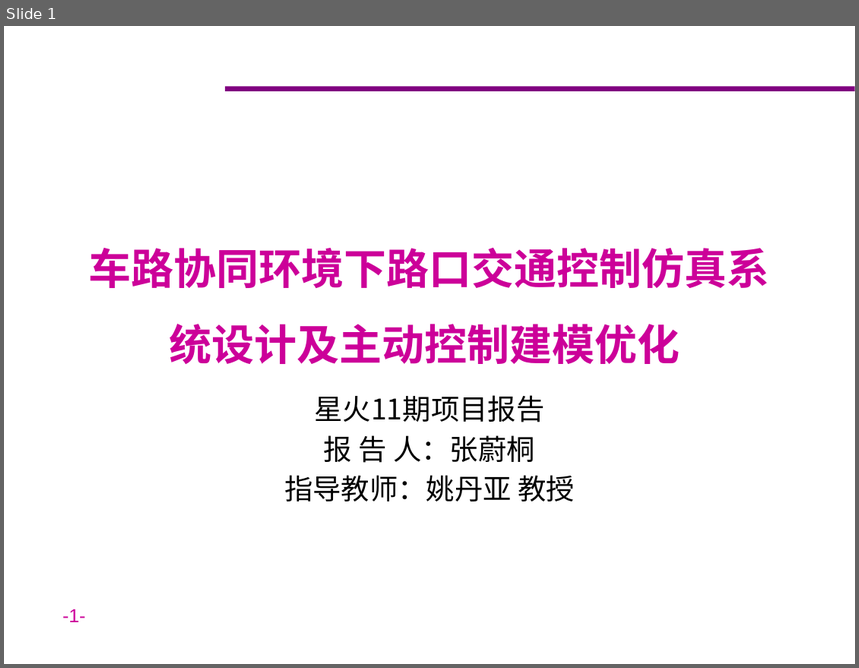
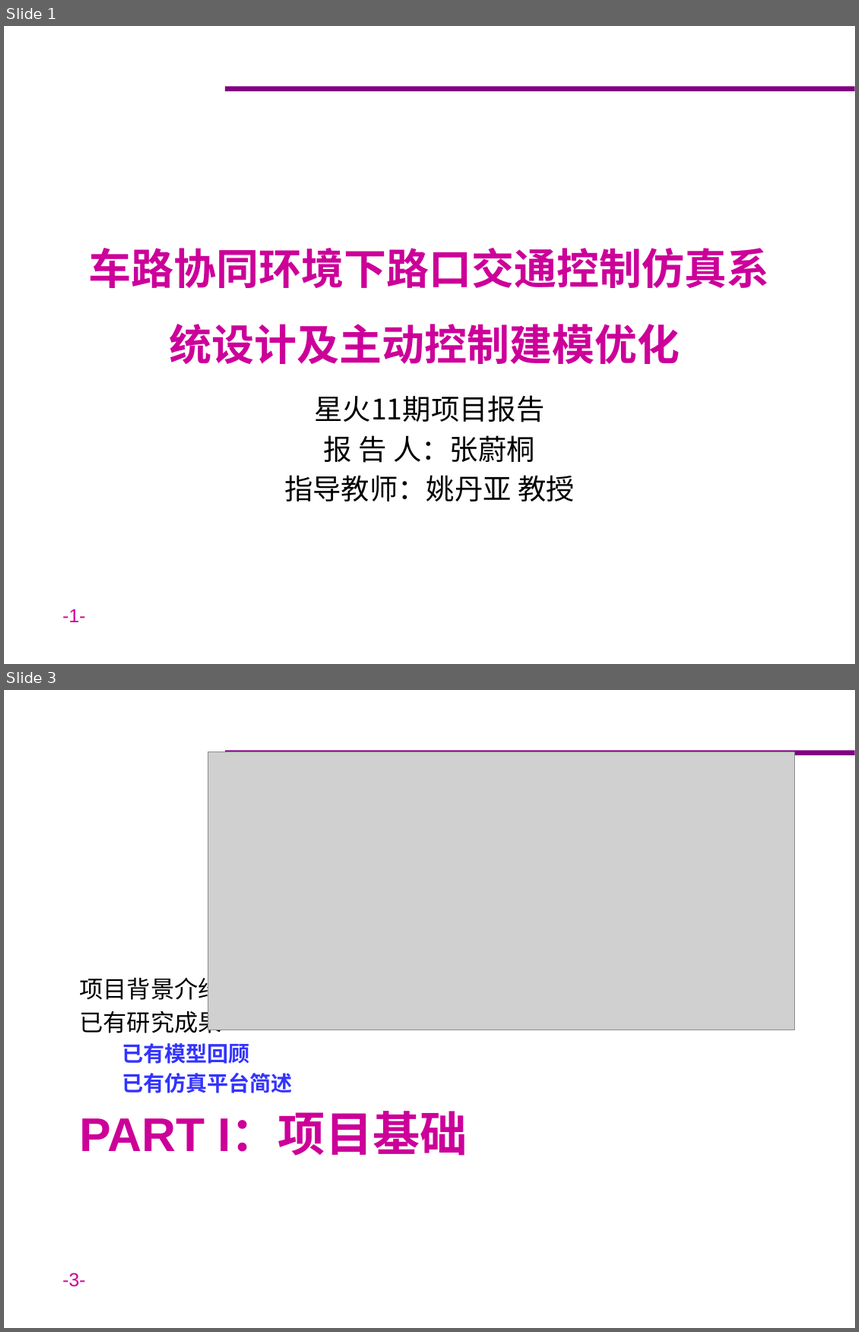
Before and after one commit to ZeroWeight/Traffic, a slide deck: pre/星火/finalreport.pptx. Shown one above the other, each under a label of ours: slide 1 before the commit, slides 1 and 3 after it; the slides between them are not shown. The pictures are 859x668 and 859x1332 pixels, drawn with LibreOffice and Linux fonts; fonts in the diff are those of the drawing; grey boxes stand for pictures; background and template pictures are left out. Boxes give left, top, right and bottom in pixels: in the first picture for what was removed or moved away, otherwise in the second. Text is boxed around its words. In the diff, an @@ line names an element or a change of style, - is before the commit and + after.

```diff
--- a/pre/星火/finalreport.pptx
+++ b/pre/星火/finalreport.pptx
@@ slide 3 added at [4, 690, 855, 1328], background #FFFFFF; not listed: 2 template elements that a slide beside it also shows @@
@@ picture added at [208, 752, 794, 1030] @@
@@ text added at [80, 974, 293, 1094], 18 pt, text #3333FF, bold @@
+项目背景介绍
+已有研究成果
+  已有模型回顾
+  已有仿真平台简述
@@ title added at [80, 1113, 467, 1156], 40 pt, text #CC0099, bold @@
+PART I：项目基础
```
Also in this commit, not shown: 19 other slides added, 1 other file.
